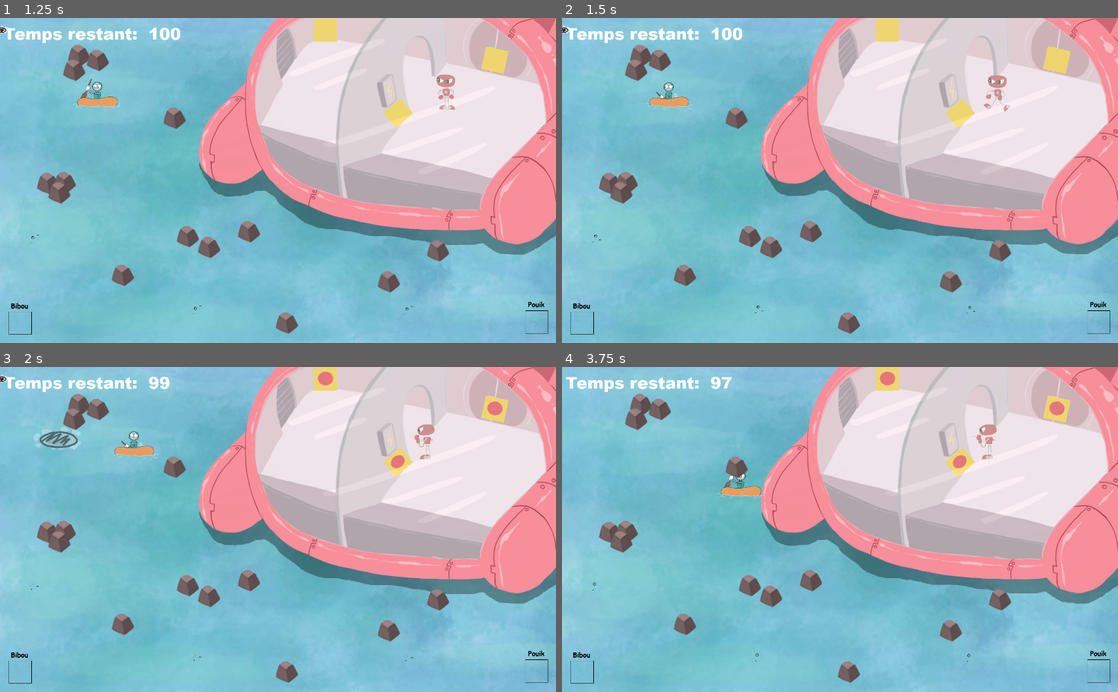
Above: before the commit, frames 1-4 (two rows, left to right).
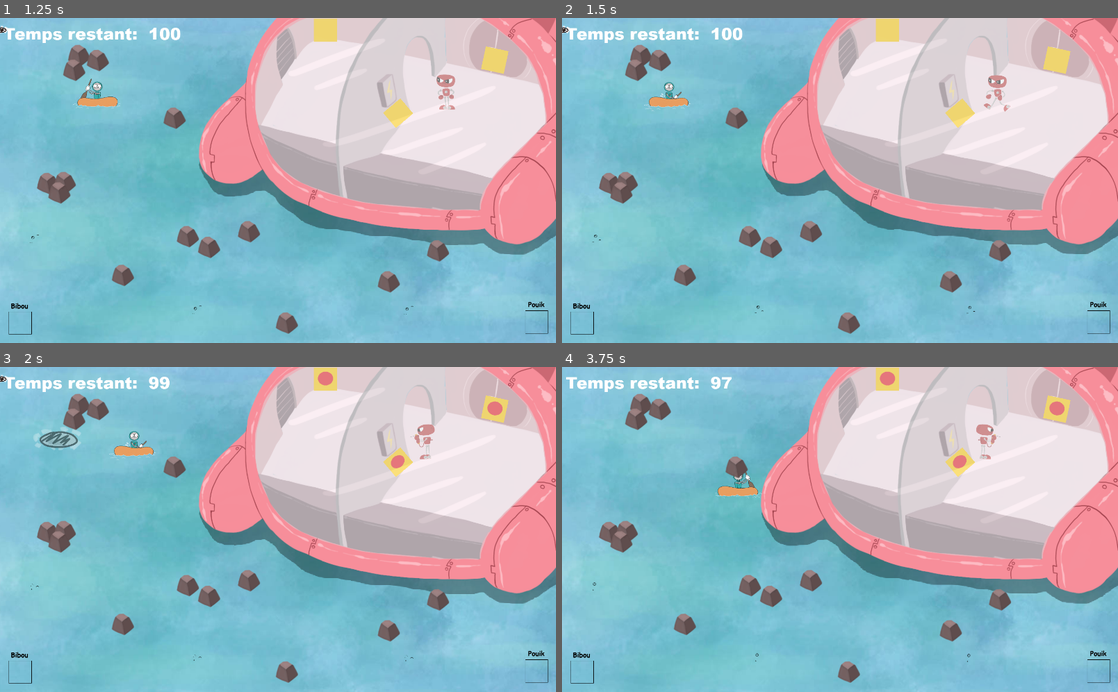
Above: after the commit, the same moments.

Repository: Majimo/FishAndShip
Game: Godot game, scene res://scenes/Intro.tscn
Two runs of this game, one before a commit and one after it. Both use one fixed random seed, a clock stepped at 60 frames per second and the inputs below. Sound files missing from this copy of the repository are replaced by a short silence.
Inputs:
- Up to frame 1 (1.25 s): click "Jouer" at 0.5 s
- Up to frame 2 (1.5 s): tap Enter (ui_accept) at 1.25 s; hold Right (ui_right) from 1.28 s (still down); hold Q (ui_left2) from 1.28 s (still down)
- Up to frame 3 (2 s): keep holding Right (ui_right); keep holding Q (ui_left2); tap Enter (ui_accept) at 1.52 s; tap D (ui_right2) at 1.55 s
- Up to frame 4 (3.75 s): release Right (ui_right) at 2.03 s; release Q (ui_left2) at 2.03 s; hold Down (ui_down) 2.03-2.78 s; tap D (ui_right2) at 2.1, 3.05, 3.6 s; tap Enter (ui_accept) at 2.27 s; tap Q (ui_left2) at 2.3 s; hold Right (ui_right) 2.78-3.53 s; hold Q (ui_left2) 2.78-3.53 s; hold Up (ui_up) from 3.53 s (still down)

Frame 1 is identical in both runs. In frame 2, 0.2% of the frame differs, in the area x 14-24%, y 19-29%; in frame 3, 0.2%; in frame 4, 0.4%, in the area x 27-79%, y 17-41%.

Commit message:
Ajout du flip des persos en fonction de la direction.

Diff:
--- a/scripts/Perso1.gd
+++ b/scripts/Perso1.gd
@@ -3,20 +3,26 @@
 signal peche_un_objet
 signal pose_un_objet
 
+var initialScale:Vector2
+var flipHSprite = false;
+
 func _ready():
 	$Sprite.play("bibou_rame")
+	initialScale = $Sprite.scale
 
 func _physics_process(delta):
 	var direction = Vector2()
 	if Input.is_action_pressed("ui_right"):
 		direction.x += 1
+		flipHSprite = true
 	if Input.is_action_pressed("ui_left"):
 		direction.x -= 1
+		flipHSprite = false
 	if Input.is_action_pressed("ui_down"):
 		direction.y += 1
 	if Input.is_action_pressed("ui_up"):
 		direction.y -= 1
-
+	$Sprite.flip_h = flipHSprite
 
 	move_and_collide((speed * delta) * direction)
 
--- a/scripts/Perso2.gd
+++ b/scripts/Perso2.gd
@@ -2,10 +2,11 @@
 
 var isSpecialAction
 signal recupere_objet
-
-
+var initialScale:Vector2
+var flipHSprite = false;
 func _ready():
 	isSpecialAction = ""
+	initialScale = $Sprite.scale
 	$Sprite.play("pouik_attend")
 
 func _physics_process(delta):
@@ -14,15 +15,19 @@
 	if Input.is_action_pressed("ui_right2"):
 		$Sprite.play("pouik_marche")
 		direction.x += 1
+		flipHSprite = true
 	if Input.is_action_pressed("ui_left2"):
 		$Sprite.play("pouik_marche")
 		direction.x -= 1
+		flipHSprite = false
 	if Input.is_action_pressed("ui_down2"):
 		$Sprite.play("pouik_marche")
 		direction.y += 1
 	if Input.is_action_pressed("ui_up2"):
 		$Sprite.play("pouik_marche")
 		direction.y -= 1
+
+	$Sprite.flip_h = flipHSprite
 
 	if direction == Vector2(0, 0) && isSpecialAction == "":
 		$Sprite.play("pouik_attend")
